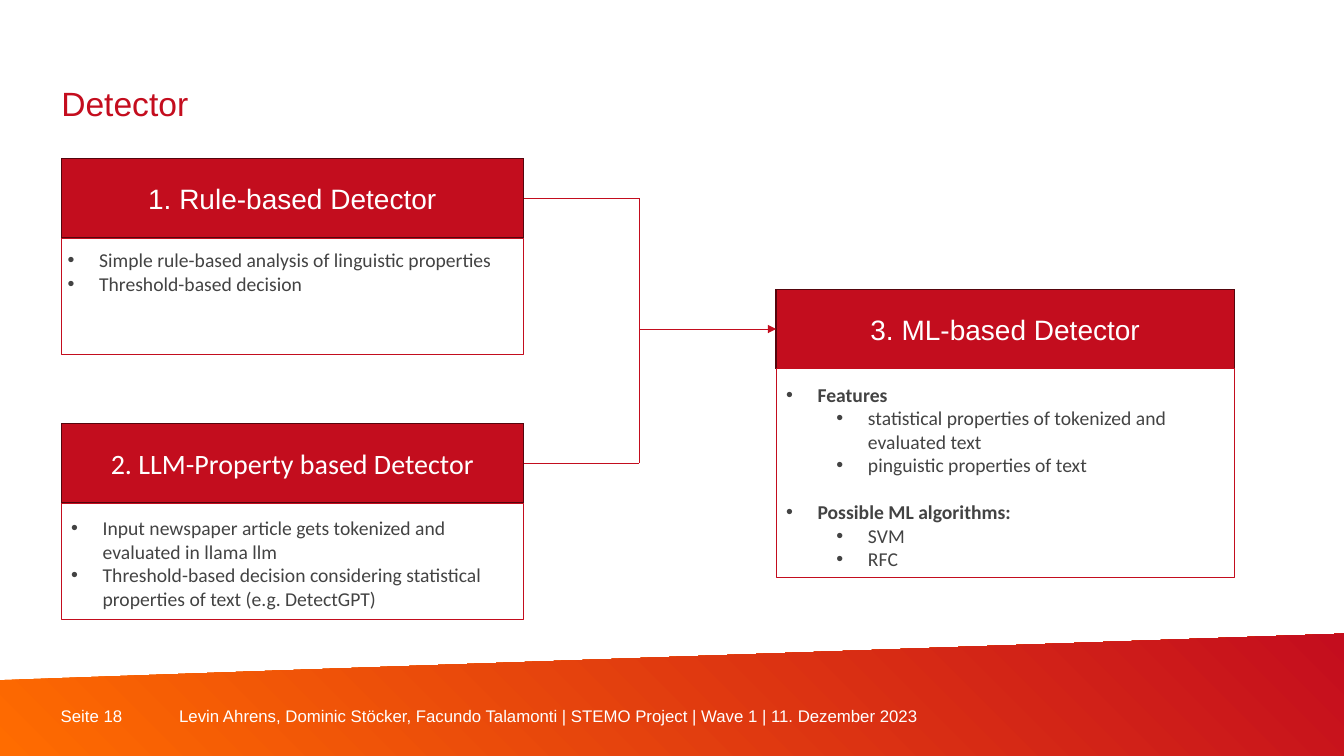
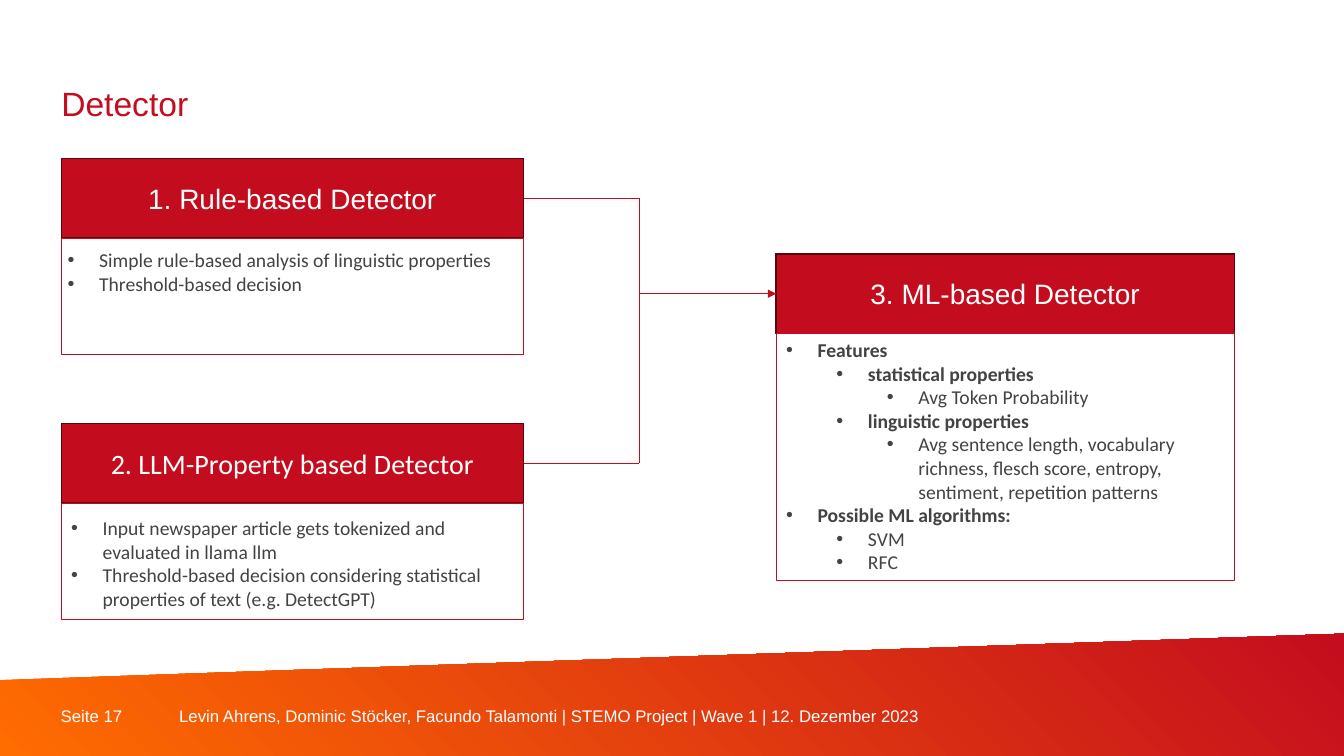
Before and after one commit to StoeckOverflow/steganography-with-llama, a slide deck: slide 17 of documentation/20231114_stemo_midterm.pptx (slide 18 before the commit). Drawn at 1344x756 pixels with LibreOffice and Linux fonts; fonts in the diff are those of the drawing; background and template pictures are left out. Boxes give left, top, right and bottom in pixels: in the first picture for what was removed or moved away, otherwise in the second. Text is boxed around its words. In the diff, an @@ line names an element or a change of style, - is before the commit and + after.

```diff
--- a/documentation/20231114_stemo_midterm.pptx
+++ b/documentation/20231114_stemo_midterm.pptx
@@ rectangle "3. ML-based Detector": place and size @@
-rectangle "3. ML-based Detector" at (776, 289, 1235, 368)
+rectangle "3. ML-based Detector" at (776, 254, 1235, 333)
@@ arrow moved from (639, 329) - (776, 329) to (639, 293) - (776, 293) @@
@@ rectangle: place and size @@
-rectangle at (776, 369, 1235, 579)
+rectangle at (776, 334, 1235, 582)
@@ text "Features": place and size @@
-text "Features" at (818, 389, 1166, 566)
+text "Features" at (818, 344, 1175, 569)
@@ text at (868, 367, 1175, 502): text changed @@
-  • statistical properties of tokenized and evaluated text
-  • pinguistic properties of text
+  • statistical properties
+    • Avg Token Probability
+  • linguistic properties
+    • Avg sentence length, vocabulary richness, flesch score, entropy, sentiment, repetition patterns
@@ page number at (61, 710, 123, 722): text changed @@
-Seite 18
+Seite 17
@@ text at (179, 710, 918, 726): text changed @@
-Levin Ahrens, Dominic Stöcker, Facundo Talamonti | STEMO Project | Wave 1 | 11. Dezember 2023
+Levin Ahrens, Dominic Stöcker, Facundo Talamonti | STEMO Project | Wave 1 | 12. Dezember 2023
```
Also in this commit, not shown: 16 other slides changed, 1 slide removed.
